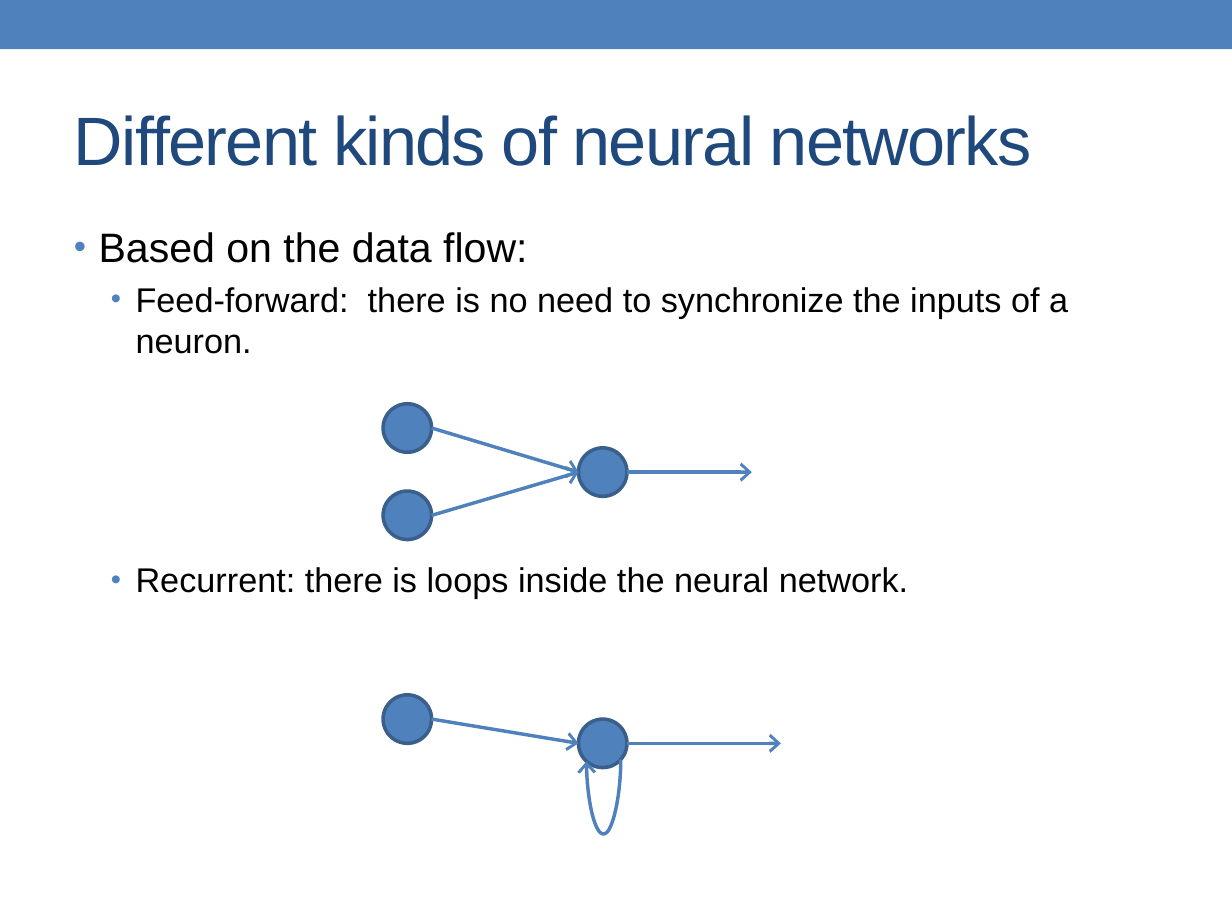
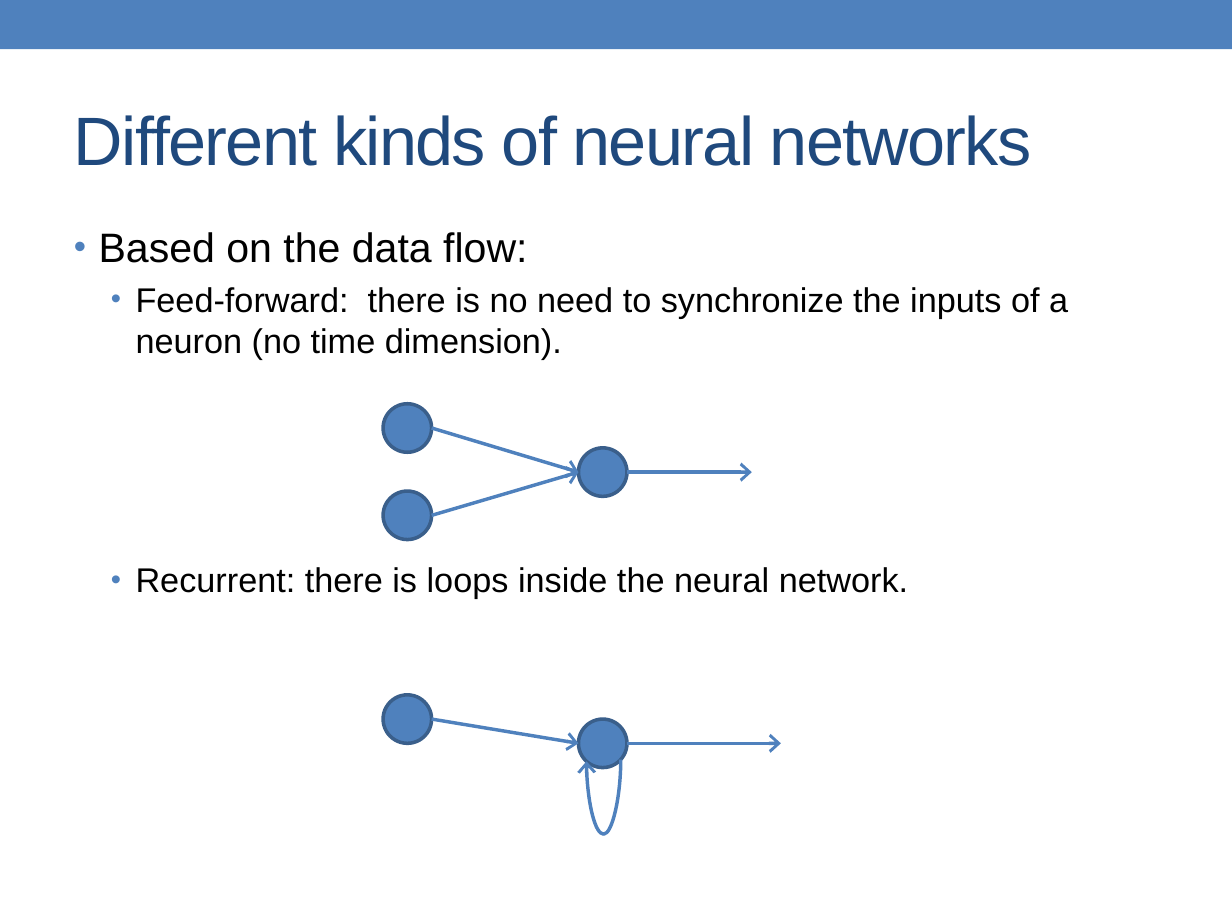
Before and after one commit to alessandrofrancesconi/carwin, a slide deck: slide 11 of presentation.pptx. Drawn at 1232x924 pixels with LibreOffice and Linux fonts; fonts in the diff are those of the drawing. Boxes give left, top, right and bottom in pixels: in the first picture for what was removed or moved away, otherwise in the second. Text is boxed around its words. In the diff, an @@ line names an element or a change of style, - is before the commit and + after.

```diff
--- a/presentation.pptx
+++ b/presentation.pptx
@@ text at [136, 287, 1068, 359]: text changed @@
-  • Feed-forward: there is no need to synchronize the inputs of a neuron.
+  • Feed-forward: there is no need to synchronize the inputs of a neuron (no time dimension).
```
Also in this commit, not shown: 1 other slide changed.
